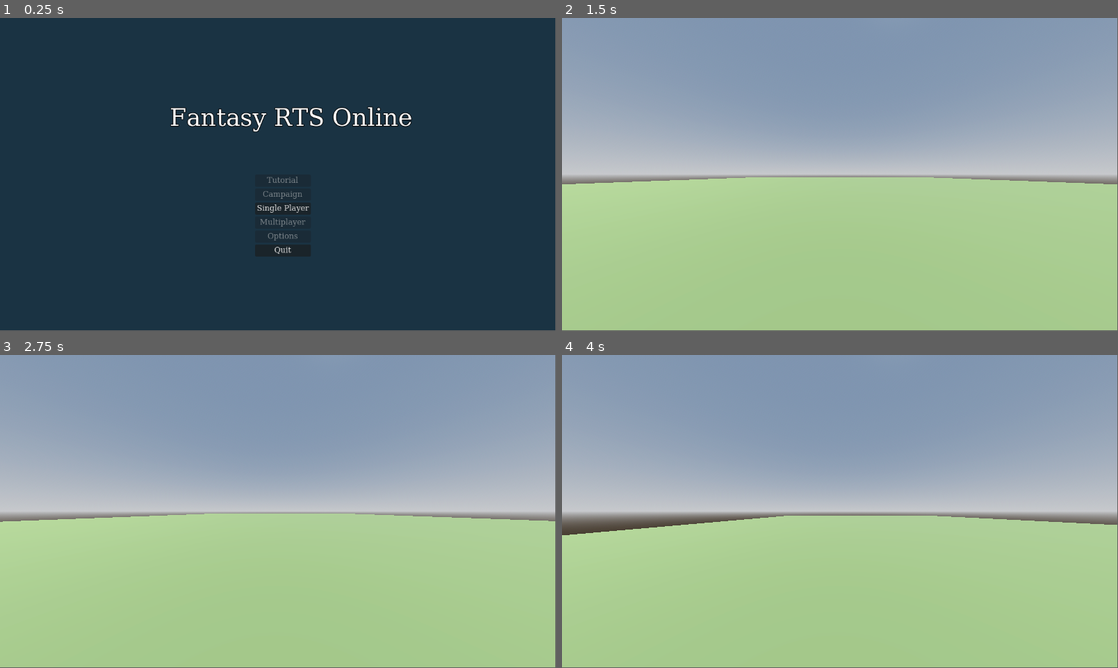
Above: before the commit, frames 1-4 (two rows, left to right).
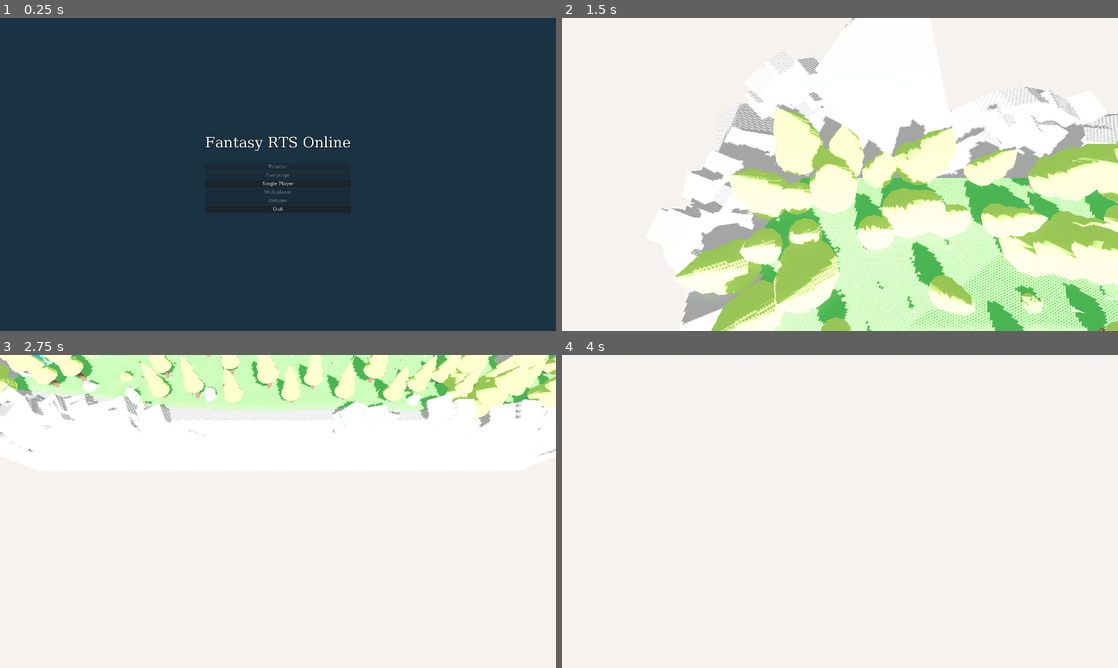
Above: after the commit, the same moments.

Repository: FantacyRTSOnline/Game
Game: Godot game, scene res://src/main.tscn
The game is run twice, just before and just after one commit, with the same random seed, the same clock (stepped at 60 frames per second) and the same inputs.
Inputs (mouse positions are in pixels of both pictures, inside the frame that each line leads up to):
- Up to frame 1 (0.25 s): no input
- Up to frame 2 (1.5 s): click "Single Player" at 0.5 s; move the mouse to (962, 158) at 1.27 s; hold S (camera_backward) from 1.28 s (still down)
- Up to frame 3 (2.75 s): tap W (camera_forward) at 1.55, 2.1 s; move the mouse to (166, 527) at 2.02 s; release S (camera_backward) at 2.03 s; tap A (camera_left) at 2.3 s
- Up to frame 4 (4 s): move the mouse to (895, 442) at 2.77 s; hold A (camera_left) 2.78-3.53 s; tap D (camera_right) at 3.05, 3.6 s; move the mouse to (812, 574) at 3.52 s; tap Mouse wheel up (camera_zoom_in) at 3.8 s
The window is 799x449 before the commit and 800x450 after it. Grey fills any space a smaller window leaves; there, only what the larger window draws over its background counts as a difference.

The runs differ from the first frame. In frame 1, 3.1% of the frame differs, in the area x 30-75%, y 28-77%; in frame 2, 99%; in frame 3, 100%; in frame 4, 100%, in the area x 0-100%, y 0-100%.

Commit message:
added an updated player controller

Diff:
--- a/game/project.godot
+++ b/game/project.godot
@@ -23,6 +23,10 @@
 
 [display]
 
+window/size/viewport_width=1920
+window/size/viewport_height=1080
+window/stretch/mode="viewport"
+window/stretch/aspect="expand"
 window/vsync/vsync_mode=2
 
 [editor_plugins]
@@ -62,7 +66,7 @@
 "events": [Object(InputEventMouseButton,"resource_local_to_scene":false,"resource_name":"","device":-1,"window_id":0,"a …(253 unchanged characters)…
 ]
 }
-camera_zoon_out={
+camera_zoom_out={
 "deadzone": 0.5,
 "events": [Object(InputEventMouseButton,"resource_local_to_scene":false,"resource_name":"","device":-1,"window_id":0,"a …(259 unchanged characters)…
 ]
--- a/game/src/core/camera/camera.gd
+++ /dev/null
@@ -1,33 +0,0 @@
-extends Camera3D
-
-@export_category("Controls")
-@export_range(0.0, 100.0, 1.0) var camera_speed: float = 20.0
-
-@export_group("Zoom")
-@export_range(0.0, 100.0, 1.0) var zoom_speed: float = 0.5
-@export var min_zoom = 2
-@export var max_zoom = 20
-
-func _ready():
-	pass
-
-func _process(delta) -> void:
-	 # Camera movement
-	var movement: Vector3 = Vector3.ZERO
-	if Input.is_action_pressed("camera_forward"):
-		movement.z -= 1
-	if Input.is_action_pressed("camera_backward"):
-		movement.z += 1
-	if Input.is_action_pressed("camera_left"):
-		movement.x -= 1
-	if Input.is_action_pressed("camera_right"):
-		movement.x += 1
-	if Input.is_action_pressed("camera_zoom_in"):
-		movement.y += 1
-	if Input.is_action_pressed("camera_zoon_out"):
-		movement.y -= 1
-
-	movement = movement.normalized() * camera_speed * delta
-	translate(movement)
-
-	print(movement)
--- a/game/src/core/camera/camera.tscn
+++ /dev/null
@@ -1,7 +0,0 @@
-[gd_scene load_steps=2 format=3 uid="uid://yfdyw7ibnerg"]
-
-[ext_resource type="Script" path="res://src/core/camera/camera.gd" id="1_4qkcv"]
-
-[node name="Camera3D" type="Camera3D"]
-transform = Transform3D(1, 0, 0, 0, 1, 0, 0, 0, 1, 0, 7, 14)
-script = ExtResource("1_4qkcv")
--- /dev/null
+++ b/game/src/core/player/player_controller.gd
@@ -0,0 +1,60 @@
+extends CharacterBody3D
+
+@onready var cam = $Camera3D
+
+@onready var mouse_pos : Vector2
+@onready var mouse_pos_3d
+
+@export var cam_speed : float = 5
+
+var screen_borders : Vector4 #screen borders for camera movement
+#x and y is left and top, z and w is right and bottom
+func _ready():
+	screen_borders = Vector4(20, get_viewport().size.y - 20, get_viewport().size.x - 20, 20)
+	print(screen_borders)
+
+func _input(event):
+	if event is InputEventMouseMotion:
+		mouse_pos = event.get_position()
+		mouse_pos_3d = raycast_from_mouse(mouse_pos, 1)
+	if event.is_action_pressed("camera_zoom_in"):
+		velocity.y += cam_speed
+	if event.is_action_pressed("camera_zoom_out"):
+		velocity.y -= cam_speed
+
+func _physics_process(delta):
+	screen_borders = Vector4(20, get_viewport().size.y - 20, get_viewport().size.x - 20, 20)
+	handle_controls()
+	velocity = velocity * delta
+	position += velocity
+	velocity = lerp(velocity, Vector3.ZERO, 0.7)
+
+func _process(delta) -> void:
+	pass
+
+func raycast_from_mouse(m_pos : Vector2, collision_mask):
+	var ray_start = cam.project_ray_origin(m_pos)
+	var ray_end = ray_start + cam.project_ray_normal(m_pos) * 100 # 100 is a ray length
+	var world3d : World3D = get_world_3d()
+	var space_state = world3d.direct_space_state
+
+	if space_state == null:
+		return
+
+	var query = PhysicsRayQueryParameters3D.create(ray_start, ray_end, collision_mask)
+	query.collide_with_areas = true
+
+	mouse_pos_3d = space_state.intersect_ray(query)
+
+func handle_controls():
+	velocity.z = Input.get_axis("camera_forward", "camera_backward") * cam_speed
+	velocity.x = Input.get_axis("camera_left", "camera_right") * cam_speed
+	# i love spaghetti, at least it seams so
+	if mouse_pos.x < screen_borders.x:
+		velocity.x = cam_speed  * -1
+	if mouse_pos.x > screen_borders.z:
+		velocity.x = cam_speed
+	if mouse_pos.y > screen_borders.y:
+		velocity.z = cam_speed
+	if mouse_pos.y < screen_borders.w:
+		velocity.z = cam_speed * -1
--- /dev/null
+++ b/game/src/core/player/player_controller.tscn
@@ -0,0 +1,17 @@
+[gd_scene load_steps=3 format=3 uid="uid://yfdyw7ibnerg"]
+
+[ext_resource type="Script" path="res://src/core/player/player_controller.gd" id="1_wpaed"]
+
+[sub_resource type="BoxShape3D" id="BoxShape3D_t836k"]
+
+[node name="Player controller" type="CharacterBody3D"]
+script = ExtResource("1_wpaed")
+cam_speed = 100.0
+
+[node name="CollisionShape3D" type="CollisionShape3D" parent="."]
+visible = false
+shape = SubResource("BoxShape3D_t836k")
+disabled = true
+
+[node name="Camera3D" type="Camera3D" parent="."]
+transform = Transform3D(1, 0, 0, 0, 0.258819, 0.965926, 0, -0.965926, 0.258819, 0, 0, 0)
--- a/game/src/main.tscn
+++ b/game/src/main.tscn
@@ -47,23 +47,36 @@
 script = ExtResource("1_6crjc")
 
 [node name="ColorRect" type="ColorRect" parent="."]
-layout_mode = 0
-offset_right = 1152.0
-offset_bottom = 648.0
+layout_mode = 1
+anchors_preset = 15
+anchor_right = 1.0
+anchor_bottom = 1.0
+grow_horizontal = 2
+grow_vertical = 2
 color = Color(0.101961, 0.2, 0.262745, 1)
 
-[node name="Title" type="MarginContainer" parent="."]
+[node name="HBoxContainer" type="HBoxContainer" parent="."]
+layout_mode = 1
+anchors_preset = 15
+anchor_right = 1.0
+anchor_bottom = 1.0
+grow_horizontal = 2
+grow_vertical = 2
+alignment = 1
+
+[node name="VBoxContainer" type="VBoxContainer" parent="HBoxContainer"]
 layout_mode = 2
-offset_left = 352.0
-offset_top = 184.0
-offset_right = 813.0
-offset_bottom = 253.0
+alignment = 1
+
+[node name="Title" type="MarginContainer" parent="HBoxContainer/VBoxContainer"]
+layout_mode = 2
 theme = SubResource("Theme_g2u1v")
+theme_override_constants/margin_bottom = 20
 
-[node name="VBoxContainer2" type="VBoxContainer" parent="Title"]
+[node name="VBoxContainer2" type="VBoxContainer" parent="HBoxContainer/VBoxContainer/Title"]
 layout_mode = 2
 
-[node name="Label" type="Label" parent="Title/VBoxContainer2"]
+[node name="Label" type="Label" parent="HBoxContainer/VBoxContainer/Title/VBoxContainer2"]
 layout_mode = 2
 theme_override_constants/outline_size = 5
 theme_override_constants/shadow_outline_size = 10
@@ -72,57 +85,55 @@
 text = "Fantasy RTS Online"
 horizontal_alignment = 1
 
-[node name="Buttons" type="MarginContainer" parent="."]
-layout_mode = 0
-offset_left = 529.0
-offset_top = 325.0
-offset_right = 636.0
-offset_bottom = 531.0
+[node name="Buttons" type="MarginContainer" parent="HBoxContainer/VBoxContainer"]
+layout_mode = 2
+theme_override_constants/margin_top = 20
 
-[node name="VBoxContainer" type="VBoxContainer" parent="Buttons"]
+[node name="VBoxContainer" type="VBoxContainer" parent="HBoxContainer/VBoxContainer/Buttons"]
 layout_mode = 2
+size_flags_vertical = 4
 
-[node name="Tutorial" type="Button" parent="Buttons/VBoxContainer"]
+[node name="Tutorial" type="Button" parent="HBoxContainer/VBoxContainer/Buttons/VBoxContainer"]
 layout_mode = 2
 theme_override_fonts/font = SubResource("FontFile_ocg1e")
 disabled = true
 text = "Tutorial"
 
-[node name="Campaign" type="Button" parent="Buttons/VBoxContainer"]
+[node name="Campaign" type="Button" parent="HBoxContainer/VBoxContainer/Buttons/VBoxContainer"]
 layout_mode = 2
 theme_override_fonts/font = SubResource("FontFile_ocg1e")
 disabled = true
 text = "Campaign"
 
-[node name="Single" type="Button" parent="Buttons/VBoxContainer"]
+[node name="Single" type="Button" parent="HBoxContainer/VBoxContainer/Buttons/VBoxContainer"]
 layout_mode = 2
 tooltip_text = "Play aganst AI in a scrimmage match"
 theme_override_fonts/font = SubResource("FontFile_ocg1e")
 text = "Single Player"
 
-[node name="Multiplayer" type="Button" parent="Buttons/VBoxContainer"]
+[node name="Multiplayer" type="Button" parent="HBoxContainer/VBoxContainer/Buttons/VBoxContainer"]
 layout_mode = 2
 theme_override_fonts/font = SubResource("FontFile_ocg1e")
 disabled = true
 text = "Multiplayer"
 
-[node name="Options" type="Button" parent="Buttons/VBoxContainer"]
+[node name="Options" type="Button" parent="HBoxContainer/VBoxContainer/Buttons/VBoxContainer"]
 layout_mode = 2
 tooltip_text = "Configure game settings"
 theme_override_fonts/font = SubResource("FontFile_ocg1e")
 disabled = true
 text = "Options"
 
-[node name="Quit" type="Button" parent="Buttons/VBoxContainer"]
+[node name="Quit" type="Button" parent="HBoxContainer/VBoxContainer/Buttons/VBoxContainer"]
 layout_mode = 2
 tooltip_text = "Close the game"
 theme_override_fonts/font = SubResource("FontFile_ocg1e")
 text = "Quit"
 
-[connection signal="pressed" from="Buttons/VBoxContainer/Tutorial" to="." method="_on_tutorial_pressed"]
-[connection signal="pressed" from="Buttons/VBoxContainer/Campaign" to="." method="_on_campaign_pressed"]
-[connection signal="pressed" from="Buttons/VBoxContainer/Single" to="." method="_on_campaign_pressed"]
-[connection signal="pressed" from="Buttons/VBoxContainer/Single" to="." method="_on_single_pressed"]
-[connection signal="pressed" from="Buttons/VBoxContainer/Multiplayer" to="." method="_on_multiplayer_pressed"]
-[connection signal="pressed" from="Buttons/VBoxContainer/Options" to="." method="_on_options_pressed"]
-[connection signal="pressed" from="Buttons/VBoxContainer/Quit" to="." method="_on_quit_pressed"]
+[connection signal="pressed" from="HBoxContainer/VBoxContainer/Buttons/VBoxContainer/Tutorial" to="." method="_on_tutorial_pressed"]
+[connection signal="pressed" from="HBoxContainer/VBoxContainer/Buttons/VBoxContainer/Campaign" to="." method="_on_campaign_pressed"]
+[connection signal="pressed" from="HBoxContainer/VBoxContainer/Buttons/VBoxContainer/Single" to="." method="_on_campaign_pressed"]
+[connection signal="pressed" from="HBoxContainer/VBoxContainer/Buttons/VBoxContainer/Single" to="." method="_on_single_pressed"]
+[connection signal="pressed" from="HBoxContainer/VBoxContainer/Buttons/VBoxContainer/Multiplayer" to="." method="_on_multiplayer_pressed"]
+[connection signal="pressed" from="HBoxContainer/VBoxContainer/Buttons/VBoxContainer/Options" to="." method="_on_options_pressed"]
+[connection signal="pressed" from="HBoxContainer/VBoxContainer/Buttons/VBoxContainer/Quit" to="." method="_on_quit_pressed"]
--- a/game/src/world/game.tscn
+++ b/game/src/world/game.tscn
@@ -1,10 +1,14 @@
 [gd_scene load_steps=7 format=3 uid="uid://dx8yuv2qawv2a"]
 
-[ext_resource type="PackedScene" uid="uid://yfdyw7ibnerg" path="res://src/core/camera/camera.tscn" id="1_yx45g"]
+[ext_resource type="PackedScene" uid="uid://yfdyw7ibnerg" path="res://src/core/player/player_controller.tscn" id="1_yx45g"]
+[ext_resource type="PackedScene" uid="uid://dn7yetlsr6lqj" path="res://assets/maps/Nature.glb" id="2_emqne"]
+
+[sub_resource type="WorldBoundaryShape3D" id="WorldBoundaryShape3D_tan5j"]
 
 [sub_resource type="ProceduralSkyMaterial" id="ProceduralSkyMaterial_ihmwu"]
-sky_horizon_color = Color(0.64625, 0.65575, 0.67075, 1)
-ground_horizon_color = Color(0.64625, 0.65575, 0.67075, 1)
+sky_top_color = Color(0.27451, 0.462745, 0.658824, 1)
+sky_horizon_color = Color(0.678431, 1, 1, 1)
+ground_bottom_color = Color(0.898039, 0.862745, 0.827451, 1)
 
 [sub_resource type="Sky" id="Sky_x7632"]
 sky_material = SubResource("ProceduralSkyMaterial_ihmwu")
@@ -12,28 +16,34 @@
 [sub_resource type="Environment" id="Environment_g5ipm"]
 background_mode = 2
 sky = SubResource("Sky_x7632")
-tonemap_mode = 2
+ambient_light_source = 2
+ambient_light_color = Color(0.792157, 0.792157, 0.792157, 1)
+tonemap_mode = 3
+ssao_enabled = true
+ssil_radius = 1.0
 glow_enabled = true
 
-[sub_resource type="StandardMaterial3D" id="StandardMaterial3D_ctxjk"]
-albedo_color = Color(0.337255, 0.415686, 0.235294, 1)
+[node name="Game" type="Node3D"]
 
-[sub_resource type="PlaneMesh" id="PlaneMesh_vqe7u"]
-size = Vector2(100, 100)
+[node name="StaticBody3D" type="StaticBody3D" parent="."]
 
-[node name="Game" type="Node3D"]
+[node name="CollisionShape3D" type="CollisionShape3D" parent="StaticBody3D"]
+shape = SubResource("WorldBoundaryShape3D_tan5j")
 
 [node name="WorldEnvironment" type="WorldEnvironment" parent="."]
 environment = SubResource("Environment_g5ipm")
 
 [node name="DirectionalLight3D" type="DirectionalLight3D" parent="."]
-transform = Transform3D(-0.866023, -0.433016, 0.250001, 0, 0.499998, 0.866027, -0.500003, 0.749999, -0.43301, 0, 0, 0)
+transform = Transform3D(-0.866024, -0.433016, 0.250001, 0.433016, -0.399519, 0.808011, -0.250002, 0.808011, 0.533496, 0, 0, 0)
 shadow_enabled = true
 
 [node name="Camera3D" parent="." instance=ExtResource("1_yx45g")]
-transform = Transform3D(1, 0, 0, 0, 1, 0, 0, 0, 1, 0, 1.84423, 29.3194)
-fov = 100.0
+transform = Transform3D(1, 0, 0, 0, 1, 0, 0, 0, 1, 0, 10, 0)
 
-[node name="Ground" type="MeshInstance3D" parent="."]
-material_override = SubResource("StandardMaterial3D_ctxjk")
-mesh = SubResource("PlaneMesh_vqe7u")
+[node name="Nature" parent="." instance=ExtResource("2_emqne")]
+transform = Transform3D(30, 0, 0, 0, 30, 0, 0, 0, 30, 0, 0, 0)
+
+[node name="Node" parent="Nature" index="0"]
+transform = Transform3D(1, 0, 0, 0, 1, 0, 0, 0, 1, 0, -0.666667, 0)
+
+[editable path="Nature"]
Not shown, added: game/src/core/player/pla16C2.tmp
Not shown, added: game/src/core/player/pla4126.tmp
Not shown, added: game/src/core/player/pla8F74.tmp
Not shown, added: game/src/world/gam351C.tmp
